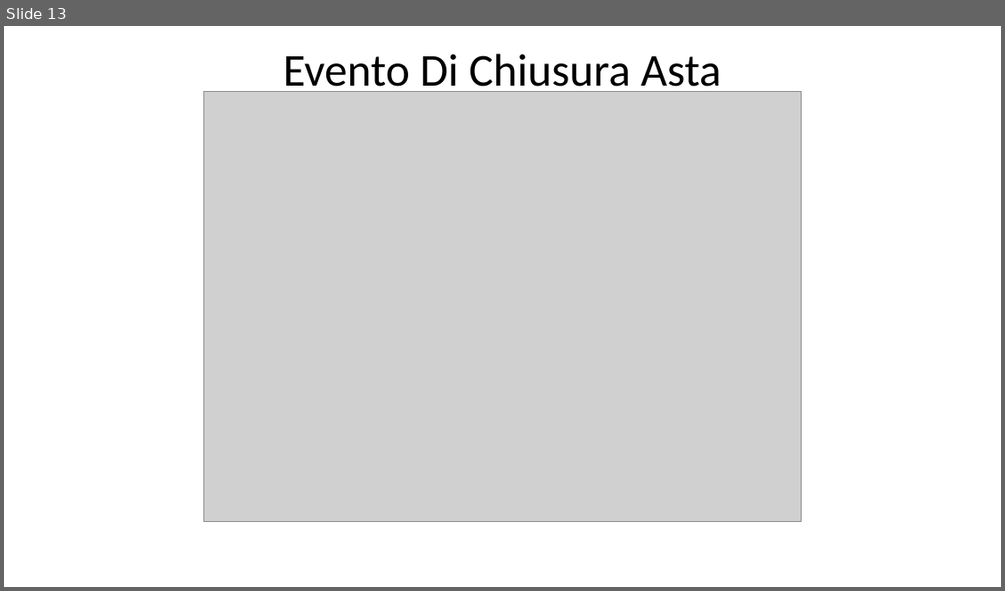
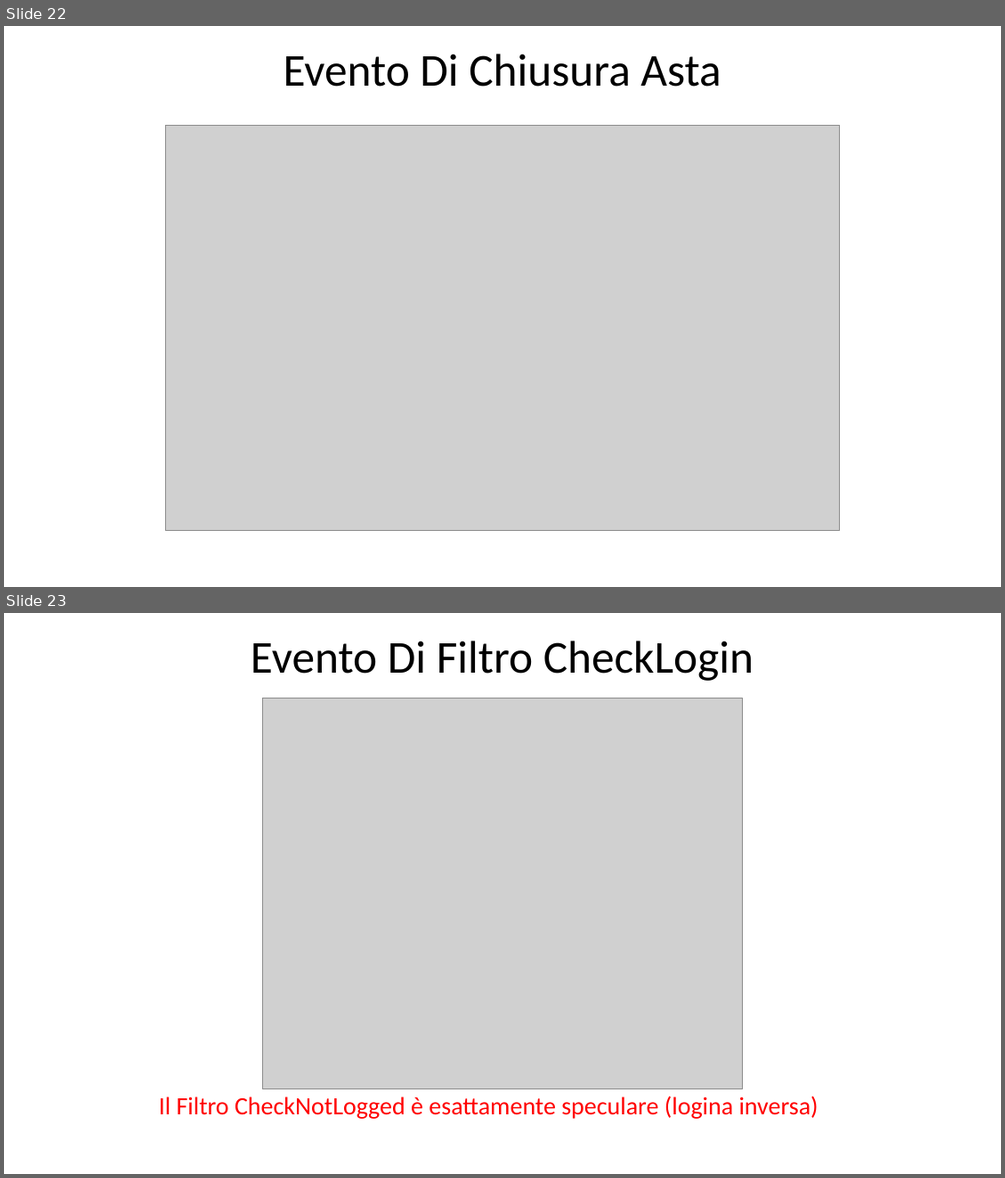
Before and after one commit to NicolaDean/TiwDeanNicola, a slide deck: Documentazione/DeanNicola Documentazione HTML PURE.pptx. Shown one above the other, each under a label of ours: slide 13 before the commit, slides 22 and 23 after it. The pictures are 1005x591 and 1005x1178 pixels, drawn with LibreOffice and Linux fonts; fonts in the diff are those of the drawing; grey boxes stand for pictures. Boxes give left, top, right and bottom in pixels: in the first picture for what was removed or moved away, otherwise in the second. Text is boxed around its words. In the diff, an @@ line names an element or a change of style, - is before the commit and + after.

```diff
--- a/Documentazione/DeanNicola Documentazione HTML PURE.pptx
+++ b/Documentazione/DeanNicola Documentazione HTML PURE.pptx
@@ slide 23 added at <box>4,613,1001,1174</box>, background #FFFFFF @@
@@ text added at <box>251,641,753,681</box>, 44 pt, text #000000 @@
+Evento Di Filtro CheckLogin
@@ picture added at <box>263,698,742,1088</box> @@
@@ text added at <box>159,1095,818,1119</box>, 24 pt, text #FF0000 @@
+Il Filtro CheckNotLogged è esattamente speculare (logina inversa)
@@ what was slide 13 is now slide 22 @@
@@ slide 22 changed as well @@
@@ picture: place and size @@
-picture at <box>203,92,801,522</box>
+picture at <box>165,126,840,530</box>
```
Also in this commit, not shown: 7 other slides changed, 10 other slides added, 1 slide removed, 32 other files.
